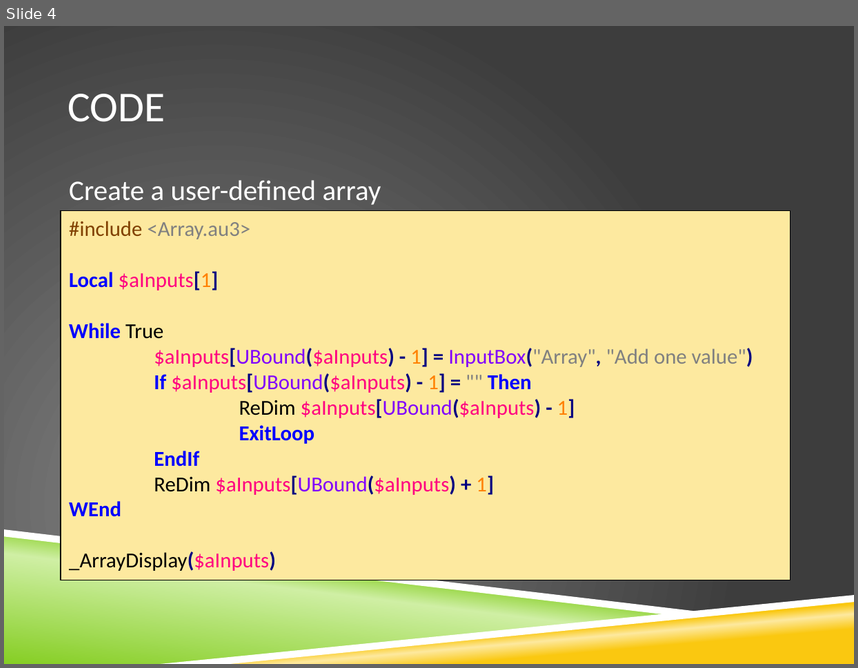
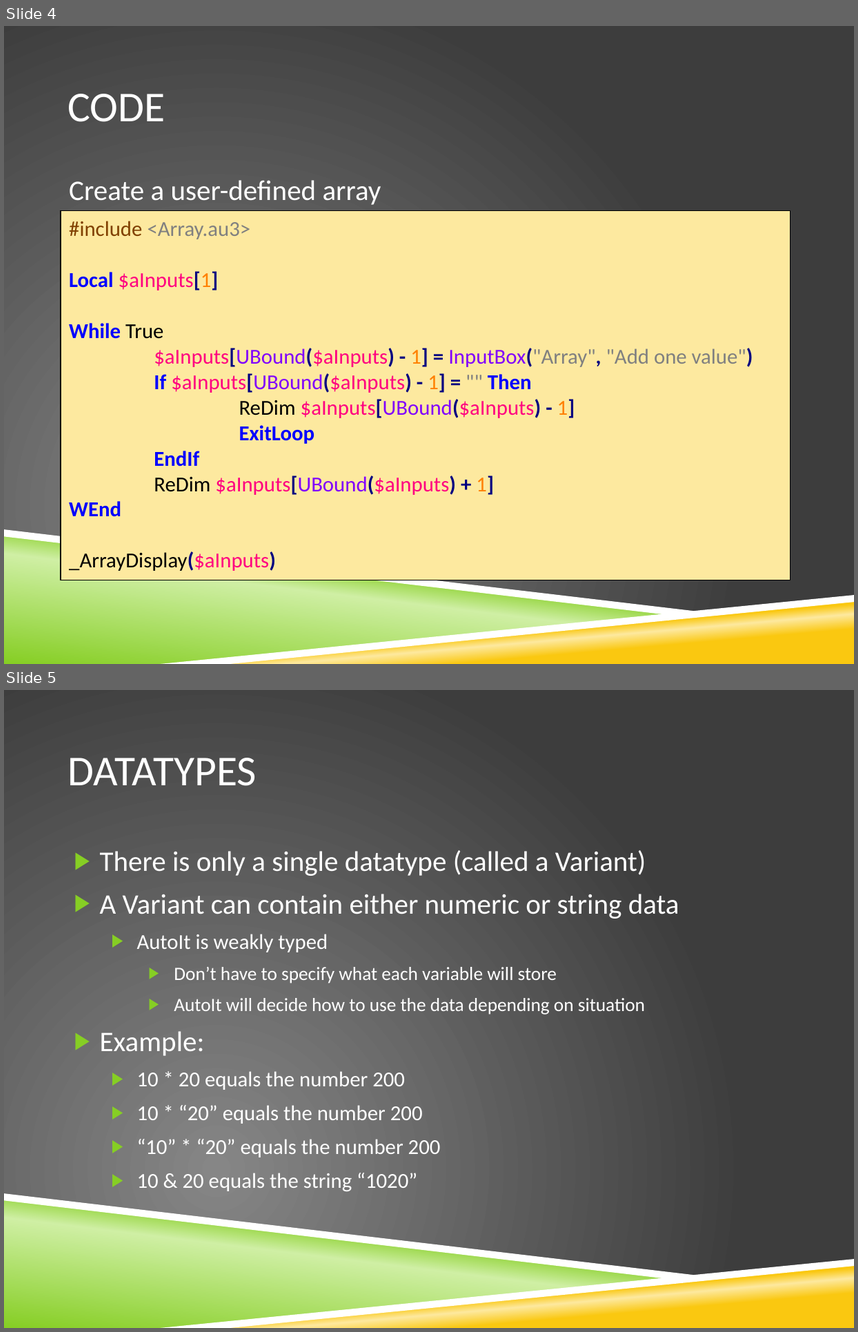
Before and after one commit to krobison/csci400_project, a slide deck: LanguageExplore.pptx. Shown one above the other, each under a label of ours: slide 4 before the commit, slides 4 and 5 after it. The pictures are 858x668 and 858x1332 pixels, drawn with LibreOffice and Linux fonts; fonts in the diff are those of the drawing; background and template pictures are left out. Boxes give left, top, right and bottom in pixels: in the first picture for what was removed or moved away, otherwise in the second. Text is boxed around its words. In the diff, an @@ line names an element or a change of style, - is before the commit and + after.

```diff
--- a/LanguageExplore.pptx
+++ b/LanguageExplore.pptx
@@ slide 5 added at box(4, 690, 854, 1328), background picture (left out); not listed: 4 template elements that a slide beside it also shows @@
@@ title added at box(67, 758, 256, 786), 36 pt, text #FFFFFF @@
+DATATYPES
@@ text added at box(100, 850, 680, 1191), 18 pt, text #FFFFFF @@
+▶ There is only a single datatype (called a Variant)
+▶ A Variant can contain either numeric or string data
+  ▶ AutoIt is weakly typed
+    ▶ Don’t have to specify what each variable will store
+    ▶ AutoIt will decide how to use the data depending on situation
+▶ Example:
+  ▶ 10 * 20 equals the number 200
+  ▶ 10 * “20” equals the number 200
+  ▶ “10” * “20” equals the number 200
+  ▶ 10 & 20 equals the string “1020”
```
Also in this commit, not shown: 1 slide changed, 1 slide removed.
